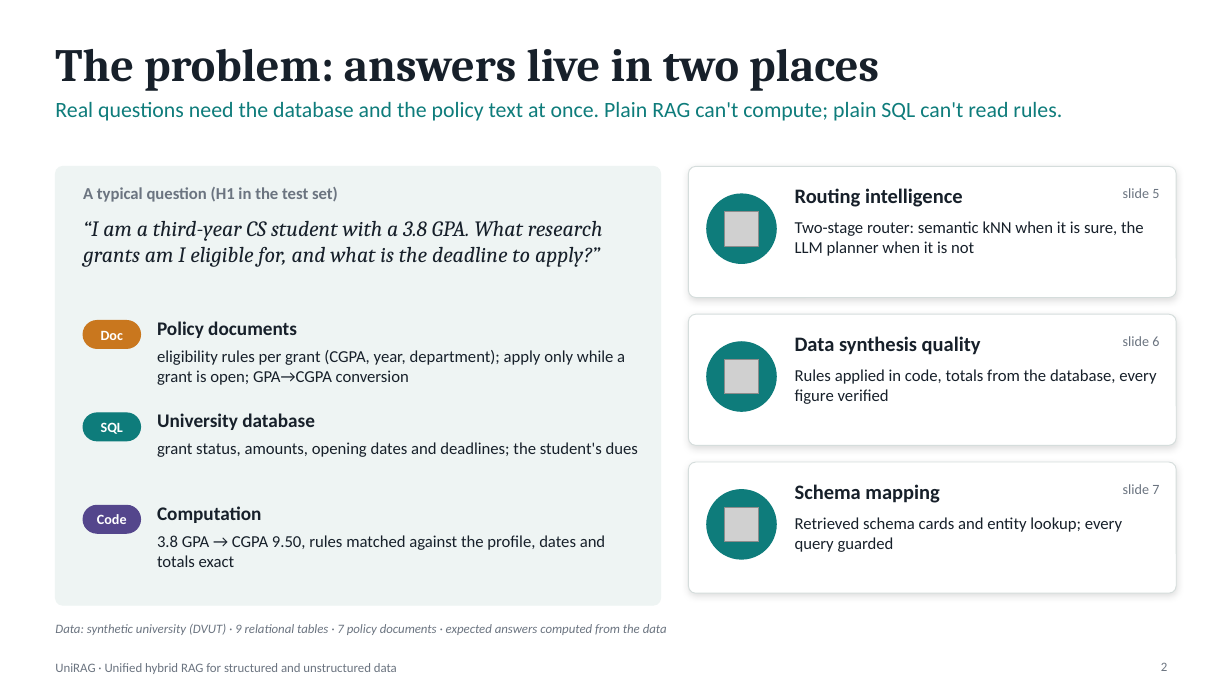
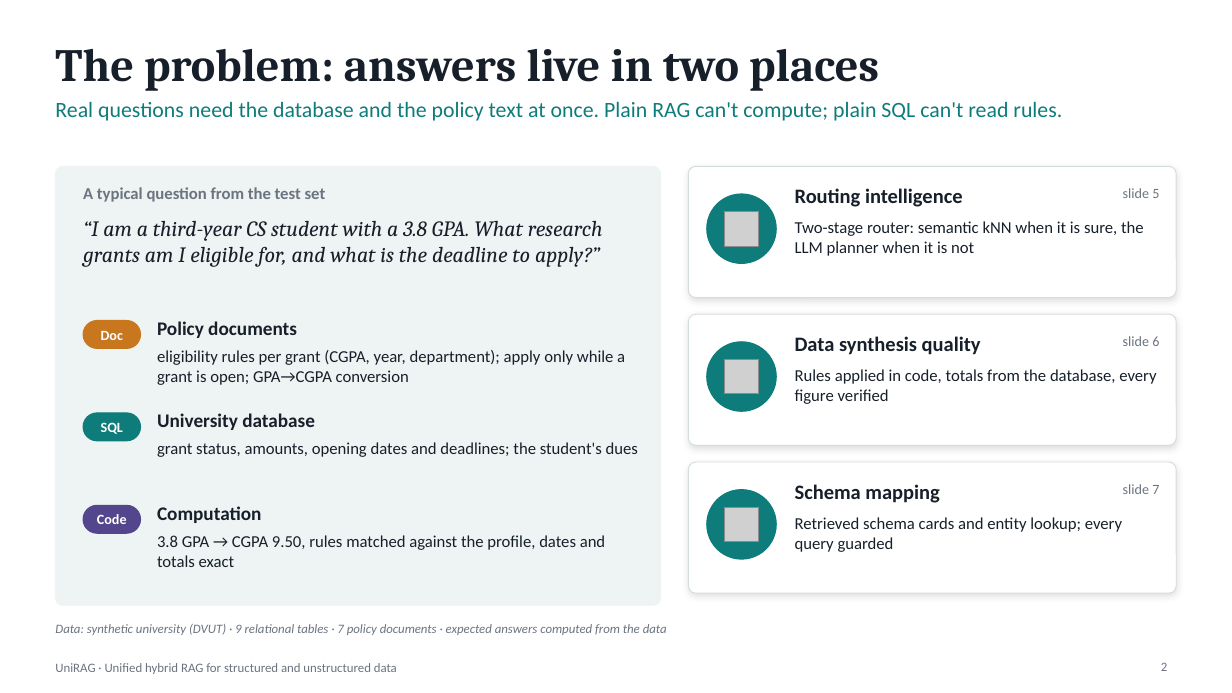
Before and after one commit to hasansaylawala529-bit/UniRAG, a slide deck: slide 2 of docs/presentation/UniRAG_presentation.pptx. Drawn at 1232x693 pixels with LibreOffice and Linux fonts; fonts in the diff are those of the drawing; grey boxes stand for pictures. Boxes give left, top, right and bottom in pixels: in the first picture for what was removed or moved away, otherwise in the second. Text is boxed around its words. In the diff, an @@ line names an element or a change of style, - is before the commit and + after.

```diff
--- a/docs/presentation/UniRAG_presentation.pptx
+++ b/docs/presentation/UniRAG_presentation.pptx
@@ text at box(83, 187, 326, 202): text changed @@
-A typical question (H1 in the test set)
+A typical question from the test set
```
Also in this commit, not shown: 9 other slides changed, 2 other files.
